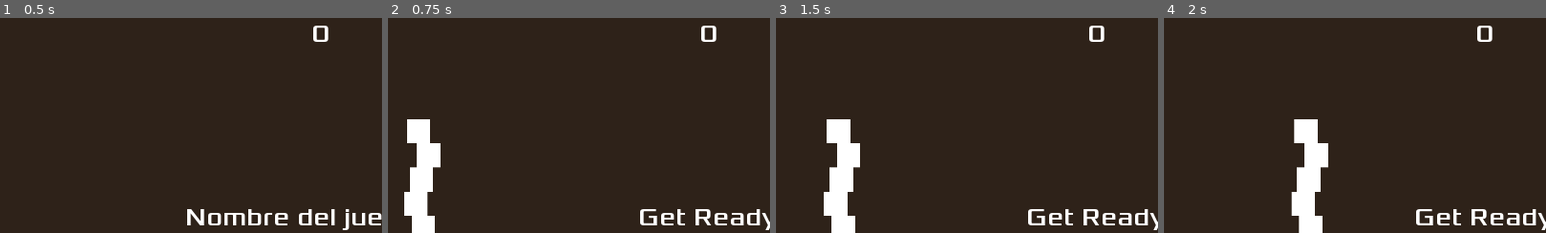
Above: before the commit, frames 1-4 (left to right).
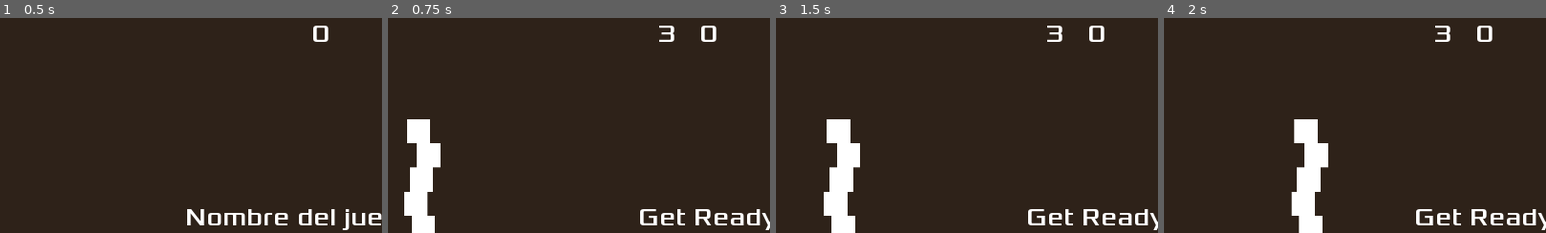
Above: after the commit, the same moments.

Repository: Carmoruda/GGJ2023
Game: Godot game, scene res://Main.tscn
Same seed, same stepped clock (60 frames per second), same inputs: the game is played once before the commit and once after it.
Inputs:
- Up to frame 1 (0.5 s): no input
- Up to frame 2 (0.75 s): click "Start" at 0.5 s
- Up to frame 3 (1.5 s): tap Enter at 1.25 s; hold Right (move_right) from 1.28 s (still down)
- Up to frame 4 (2 s): keep holding Right (move_right)
The pictures show only the part of the screen within x 8-58%, y 0-50%; the shares and areas given below are measured in that part.

Frame 1 is identical in both runs. In frame 2, 0.2% of the frame differs, in the area x 71-75%, y 3-12%; in frame 3, 0.2%; in frame 4, 0.2%.

Commit message:
Vida jugar
El jugador cuenta con vidas. Una vez llegan a 0, pierde.

Diff:
--- a/TEST/HUD.gd
+++ b/TEST/HUD.gd
@@ -21,6 +21,8 @@
 func update_score(score):
 	$ScoreLabel.text = str(score)
 
+func update_hp(hp):
+	$HPLabel.text = str(hp)
 
 func _on_MessageTimer_timeout():
 	$Message.hide()
@@ -28,3 +30,7 @@
 func _on_StartButton_pressed():
 	$StartButton.hide()
 	emit_signal("start_game")
+
+
+func _on_Main_hp_changed():
+	pass # Replace with function body.
--- a/TEST/Main.gd
+++ b/TEST/Main.gd
@@ -4,6 +4,8 @@
 export(PackedScene) var topmob_scene
 var score
 var hp = 3 setget set_hp
+
+signal hp_changed
 
 func _ready():
 	randomize()
@@ -14,12 +16,15 @@
 	$HUD.show_game_over()
 	$Music.stop()
 	$DeathSound.play()
+	$Player.hide()
 
 func new_game():
 	score = 0
+	hp = 3
 	$Player.start($StartPosition.position)
 	$StartTimer.start()
 	$HUD.update_score(score)
+	$HUD.update_hp(hp)
 	$HUD.show_message("Get Ready")
 	get_tree().call_group("mobs", "queue_free")
 	$Music.play()
@@ -68,7 +73,9 @@
 	var topmob = topmob_scene.instance()
 
 func set_hp ( new_hp ):
+	emit_signal("hp_changed", new_hp)
 	hp = new_hp
+	$HUD.update_hp(hp)
 	if hp <= 0:
 		game_over()
 
--- a/TEST/Player.gd
+++ b/TEST/Player.gd
@@ -38,7 +38,4 @@
 
 # warning-ignore:unused_argument
 func _on_Player_body_entered(body):
-	hide() # Player disappears after being hit.
 	emit_signal("hit")
-	# Must be deferred as we can't change physics properties on a physics callback.
-	$CollisionShape2D.set_deferred("disabled", true)
